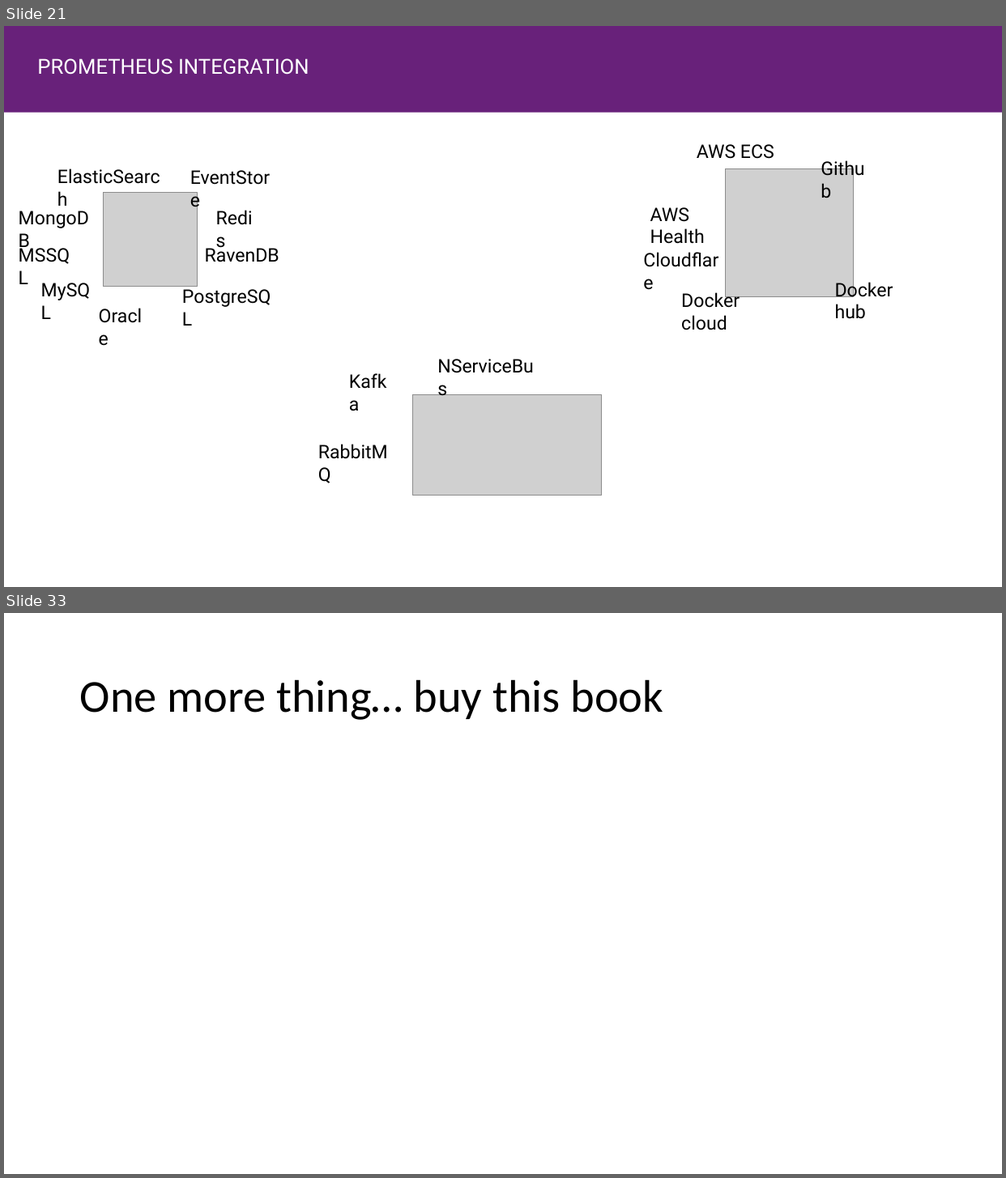
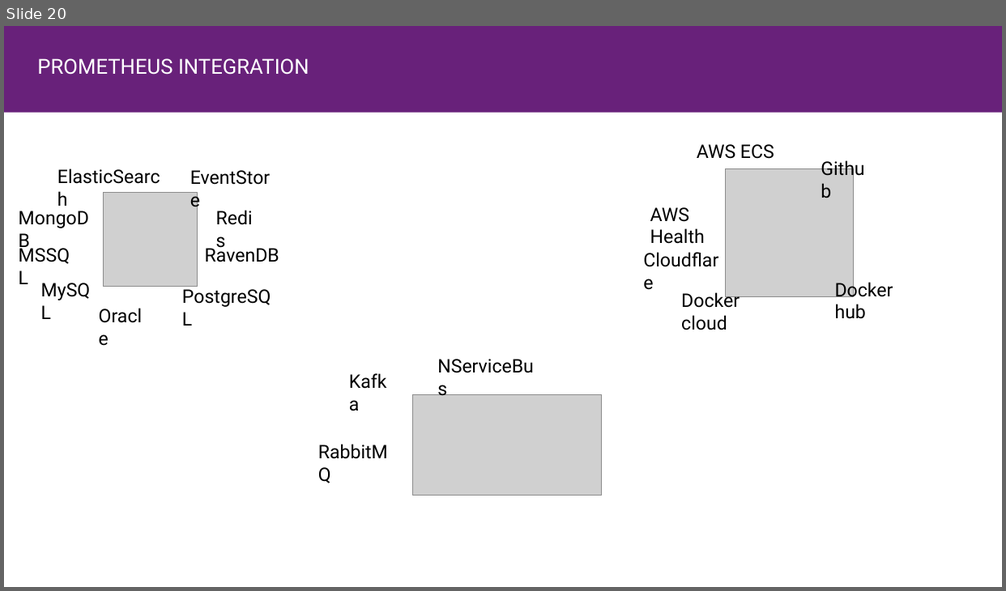
Before and after one commit to jruizx/dotnet-bcn, a slide deck: .net core bcn user group.pptx. Shown one above the other, each under a label of ours: slides 21 and 33 before the commit, slide 20 after it; the slides between them are not shown. The pictures are 1006x1178 and 1006x591 pixels, drawn with LibreOffice and Linux fonts; fonts in the diff are those of the drawing; grey boxes stand for pictures. Boxes give left, top, right and bottom in pixels: in the first picture for what was removed or moved away, otherwise in the second. Text is boxed around its words. In the diff, an @@ line names an element or a change of style, - is before the commit and + after.

```diff
--- a/.net core bcn user group.pptx
+++ b/.net core bcn user group.pptx
@@ slide 33 removed at box(4, 613, 1002, 1174), background #FFFFFF @@
@@ title removed at box(80, 679, 664, 720) @@
-One more thing… buy this book
@@ what was slide 21 is now slide 20 @@
```
Also in this commit, not shown: 10 slides added, 11 other slides removed, 11 other files.
